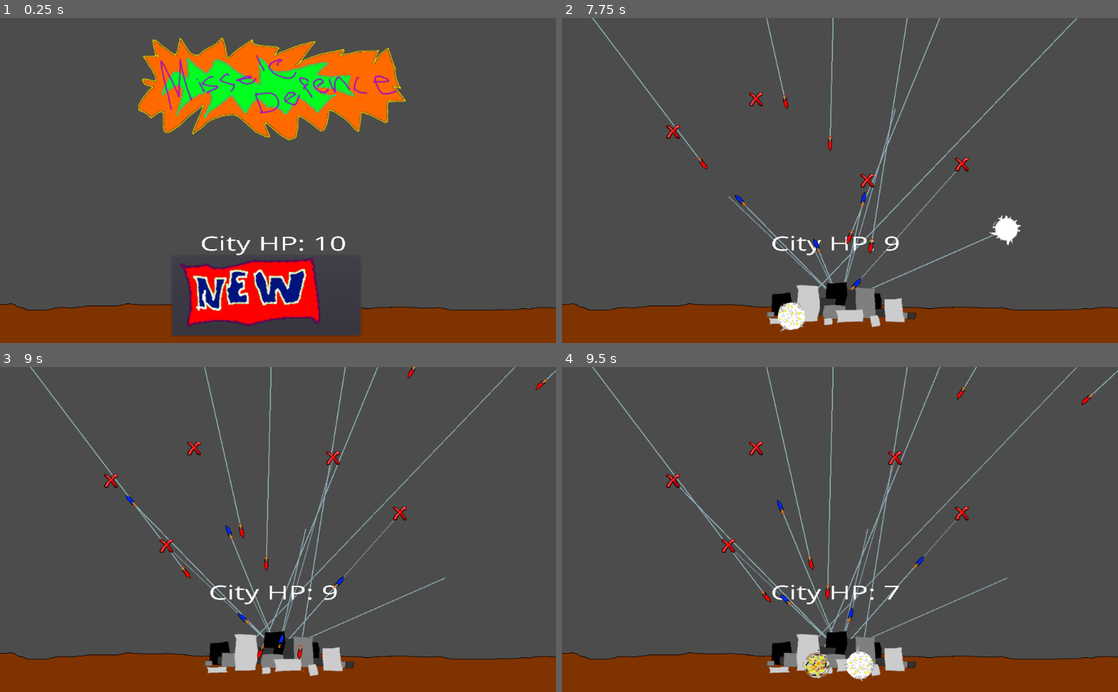
Above: before the commit, frames 1-4 (two rows, left to right).
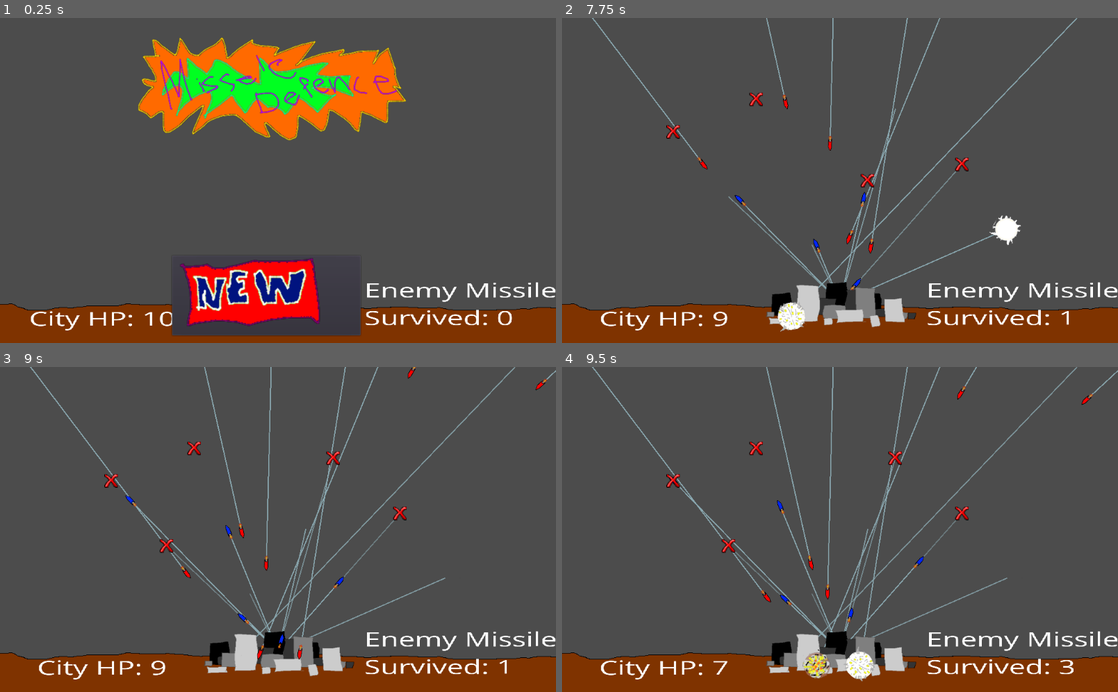
Above: after the commit, the same moments.

Repository: aJns/godot_missile_defence
Game: Godot game, scene res://MissileDefense.tscn
The game is run twice, just before and just after one commit, with the same random seed, the same clock (stepped at 60 frames per second) and the same inputs.
Inputs (mouse positions are in pixels of both pictures, inside the frame that each line leads up to):
- Up to frame 1 (0.25 s): no input
- Up to frame 2 (7.75 s): click (828, 294) at 0.5 s; tap Enter at 1.25 s; move the mouse to (962, 164) at 1.27 s; press the mouse at (962, 164) at 1.28 s; tap Space at 2 s; move the mouse to (728, 196) at 2.02 s; release the mouse at (728, 196) at 2.03 s; click (728, 196) at 2.1 s; move the mouse to (895, 109) at 2.77 s; press the mouse at (895, 109) at 2.78 s; move the mouse to (812, 245) at 3.52 s; release the mouse at (812, 245) at 3.53 s; click (812, 245) at 3.6 s; move the mouse to (1006, 229) at 4.27 s; press the mouse at (1006, 229) at 4.28 s; move the mouse to (673, 131) at 5.02 s; release the mouse at (673, 131) at 5.03 s; click (673, 131) at 5.1 s; move the mouse to (867, 180) at 5.77 s; press the mouse at (867, 180) at 5.78 s; move the mouse to (756, 99) at 6.52 s; release the mouse at (756, 99) at 6.53 s; click (756, 99) at 6.6 s; move the mouse to (962, 164) at 7.27 s; press the mouse at (962, 164) at 7.28 s
- Up to frame 3 (9 s): move the mouse to (166, 545) at 8.02 s; release the mouse at (166, 545) at 8.03 s; click (166, 545) at 8.1 s; move the mouse to (333, 458) at 8.77 s; press the mouse at (333, 458) at 8.78 s
- Up to frame 4 (9.5 s): no input

The runs differ from the first frame. In frame 1, 1.6% of the frame differs, in the area x 5-100%, y 66-97%; in frame 2, 1.5%; in frame 3, 1.5%; in frame 4, 1.5%.

Commit message:
Add score text

Diff:
--- a/City.gd
+++ b/City.gd
@@ -6,16 +6,21 @@
 
 const CITY_FULL_HP = 10
 var city_life = CITY_FULL_HP
+var missiles_survived = 0
 var sprite_node: Sprite
 var label_node: Label
+var msl_label_node: Label
 
 const CITY_HP_STR = "City HP: %s"
+const MSL_SURVIVED_COUNT_STR = "Enemy Missiles\nSurvived: %s"
 
 # Called when the node enters the scene tree for the first time.
 func _ready():
 	sprite_node = get_node("city_sprite")
 	label_node = get_node("health_label")
 	label_node.text = CITY_HP_STR % city_life
+	msl_label_node = get_node("score_label")
+	msl_label_node.text = MSL_SURVIVED_COUNT_STR % missiles_survived
 
 
 func reset():
@@ -29,6 +34,12 @@
 		get_node("/root/Game").game_over()
 
 
+func enemy_missile_destroyed():
+	if city_life > 0:
+		missiles_survived += 1
+		msl_label_node.text = MSL_SURVIVED_COUNT_STR % missiles_survived
+
+
 func take_damage(explosion_position: Vector2, explosion_radius: float):
 	var exp_pos_local = explosion_position - self.position
 	if sprite_node.get_rect().has_point(exp_pos_local):
--- a/City.tscn
+++ b/City.tscn
@@ -13,10 +13,25 @@
 texture = ExtResource( 2 )
 
 [node name="health_label" type="Label" parent="."]
-margin_left = -378.063
-margin_top = -268.609
-margin_right = 355.937
-margin_bottom = -160.609
+margin_left = -657.146
+margin_top = 8.58667
+margin_right = -206.146
+margin_bottom = 116.587
 custom_fonts/font = ExtResource( 3 )
-text = "City Health: 100"
+text = "City HP: XX%"
 align = 1
+__meta__ = {
+"_edit_use_anchors_": false
+}
+
+[node name="score_label" type="Label" parent="."]
+margin_left = 212.351
+margin_top = -96.1338
+margin_right = 719.351
+margin_bottom = 104.866
+custom_fonts/font = ExtResource( 3 )
+text = "Enemy Missiles
+Survived: XX"
+__meta__ = {
+"_edit_use_anchors_": false
+}
--- a/MissileDefense.tscn
+++ b/MissileDefense.tscn
@@ -31,12 +31,14 @@
 margin_right = 1010.0
 margin_bottom = 577.0
 custom_fonts/font = ExtResource( 6 )
-text = "Gaemu Overu Gaemu Overu
-Gaemu Overu Gaemu Overu
-Gaemu Overu Gaemu Overu
-Gaemu Overu Gaemu Overu
-Gaemu Overu Gaemu Overu
-Gaemu Overu Gaemu Overu "
+text = "Game Over // Game Over
+Game Over // Game Over
+Game Over // Game Over
+Game Over // Game Over
+Game Over // Game Over
+Game Over // Game Over
+"
+align = 1
 
 [node name="Menu" parent="." instance=ExtResource( 7 )]
 pause_mode = 2
--- a/Projectile.gd
+++ b/Projectile.gd
@@ -21,6 +21,8 @@
 
 var chemtrail_scene = preload("res://Chemtrail.tscn")
 var chemtrail: Line2D
+
+var is_enemy = false
 
 enum MSL_COLOR{
 	BLUE,
@@ -48,8 +50,13 @@
 		get_node("missile").set_texture(blue_sprite)
 	if color == MSL_COLOR.RED:
 		get_node("missile").set_texture(red_sprite)
+		self.is_enemy = true
 
 func explode():
+	if self.is_enemy:
+		var city = get_node("/root/Game/City")
+		city.enemy_missile_destroyed()
+
 	self.remove_from_group("projectiles")	# Gotta do this, so we don't reference this missile anymore
 	var exp_node = explosion.instance()
 	exp_node.position = self.position
